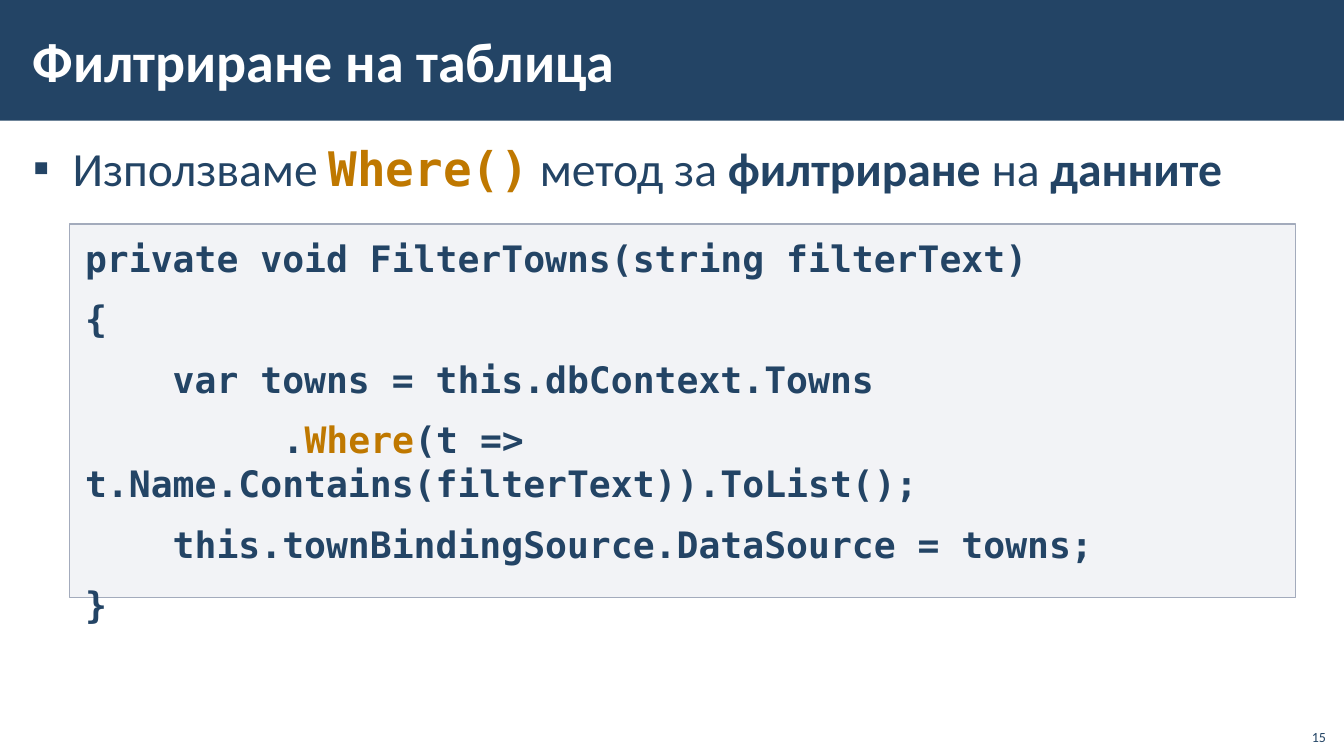
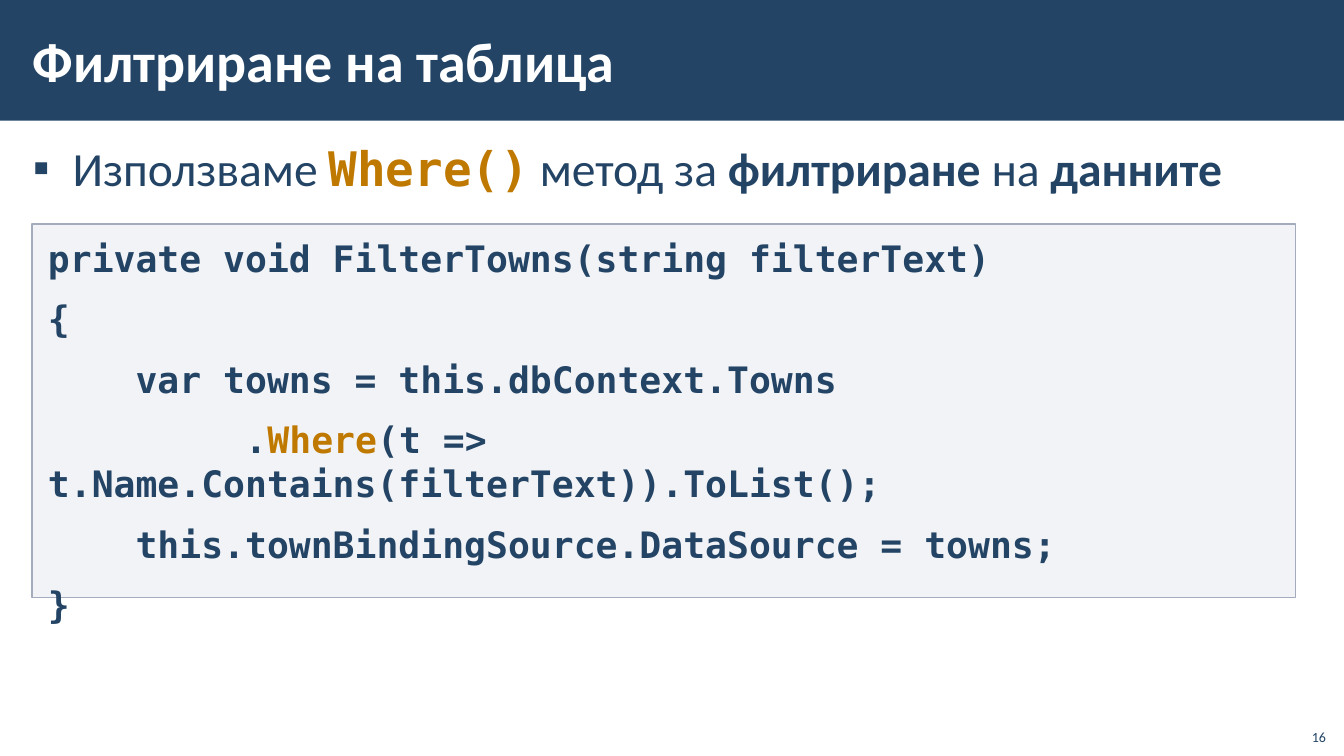
Before and after one commit to BG-IT-Edu/School-Programming, a slide deck: slide 16 of Courses/Software-Sciences/Module-4-Information-Systems-New/08-Navigation-between-Tables/08-Navigation-between-Tables.pptx (slide 15 before the commit). Drawn at 1344x756 pixels with LibreOffice and Linux fonts; fonts in the diff are those of the drawing; background and template pictures are left out. Boxes give left, top, right and bottom in pixels: in the first picture for what was removed or moved away, otherwise in the second. Text is boxed around its words. In the diff, an @@ line names an element or a change of style, - is before the commit and + after.

```diff
--- a/Courses/Software-Sciences/Module-4-Information-Systems-New/08-Navigation-between-Tables/08-Navigation-between-Tables.pptx
+++ b/Courses/Software-Sciences/Module-4-Information-Systems-New/08-Navigation-between-Tables/08-Navigation-between-Tables.pptx
@@ rectangle "private void FilterTowns(string filterText)": place and size @@
-rectangle "private void FilterTowns(string filterText)" at box(70, 224, 1297, 598)
+rectangle "private void FilterTowns(string filterText)" at box(32, 224, 1297, 598)
@@ page number at box(1312, 732, 1326, 742): text changed @@
-15
+16
```
Also in this commit, not shown: 8 other slides changed, 1 slide added.
